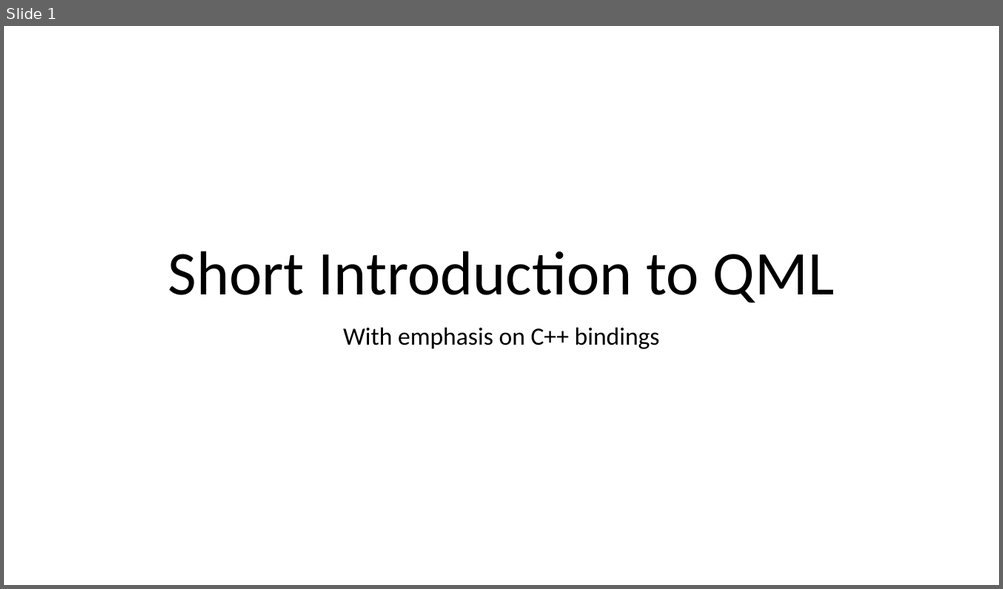
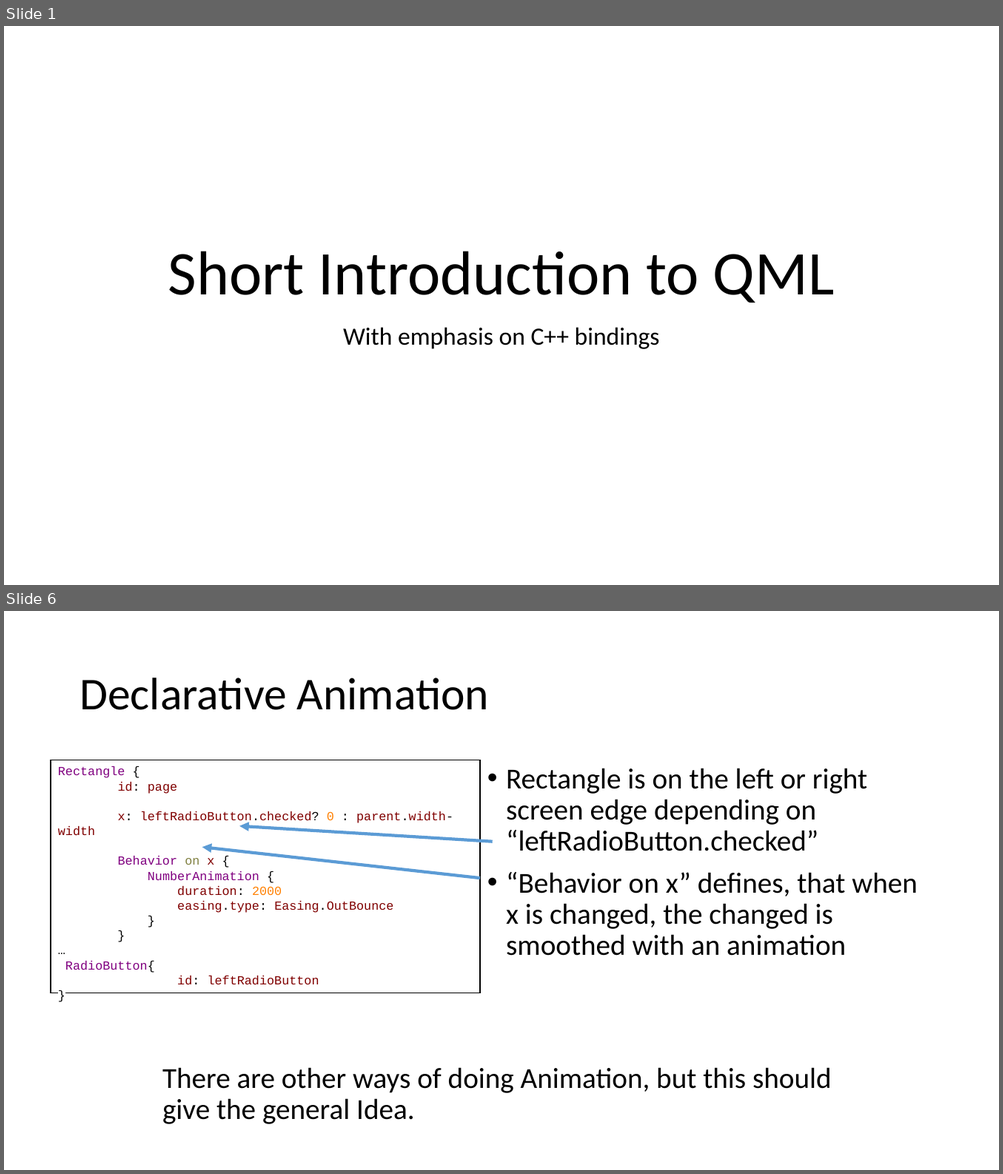
Before and after one commit to RudolfVonKrugstein/qml-presentation, a slide deck: Praesentation.pptx. Shown one above the other, each under a label of ours: slide 1 before the commit, slides 1 and 6 after it; the slides between them are not shown. The pictures are 1003x589 and 1003x1174 pixels, drawn with LibreOffice and Linux fonts; fonts in the diff are those of the drawing. Boxes give left, top, right and bottom in pixels: in the first picture for what was removed or moved away, otherwise in the second. Text is boxed around its words. In the diff, an @@ line names an element or a change of style, - is before the commit and + after.

```diff
--- a/Praesentation.pptx
+++ b/Praesentation.pptx
@@ slide 6 added at <box>4,611,999,1170</box>, background #FFFFFF @@
@@ title added at <box>79,678,489,710</box>, 44 pt, text #000000 @@
+Declarative Animation
@@ rectangle added at <box>51,760,479,994</box>, fill #FFFFFF, outline #000000 1 pt, 12 pt, text #800000 @@
+Rectangle {
+id: page
+x: leftRadioButton.checked? 0 : parent.width-width
+Behavior on x {
+NumberAnimation {
+duration: 2000
+easing.type: Easing.OutBounce
+}
+}
+…
+RadioButton{
+id: leftRadioButton
+}
@@ text added at <box>506,768,917,956</box>, 28 pt, text #000000 @@
+• Rectangle is on the left or right screen edge depending on “leftRadioButton.checked”
+• “Behavior on x” defines, that when x is changed, the changed is smoothed with an animation
@@ arrow added from (492, 842) to (240, 826), #5B9BD5 3 pt @@
@@ arrow added from (480, 878) to (202, 848), #5B9BD5 3 pt @@
@@ text added at <box>162,1068,831,1125</box>, 28 pt, text #000000 @@
+There are other ways of doing Animation, but this should give the general Idea.
```
Also in this commit, not shown: 3 slides changed, 13 other slides added.
